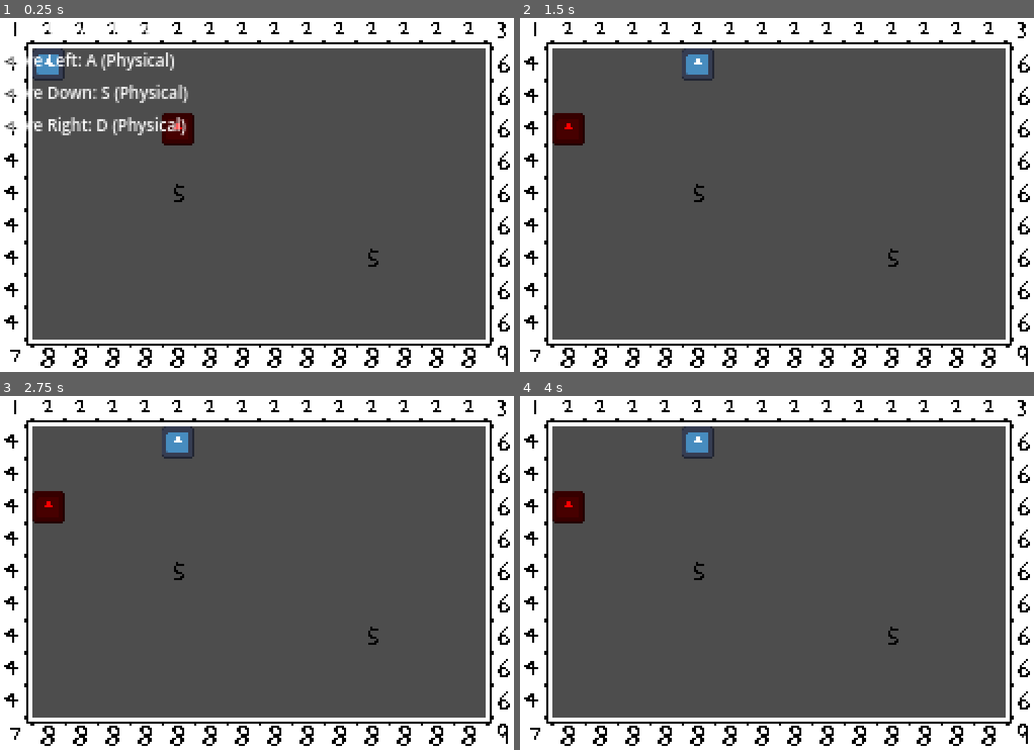
Above: before the commit, frames 1-4 (two rows, left to right).
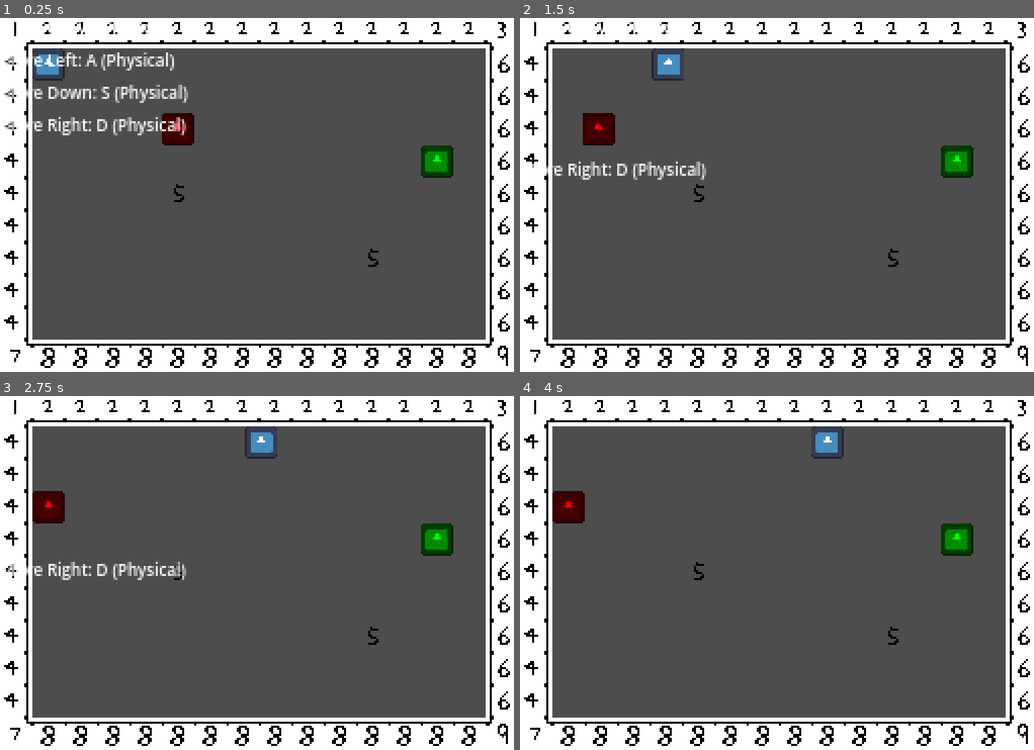
Above: after the commit, the same moments.

Repository: catsolutions1/putty
Game: Godot game, scene res://scenes/world.tscn
Same seed, same stepped clock (60 frames per second), same inputs: the game is played once before the commit and once after it. The engine's default icon, where the game draws it, is replaced by a stand-in: a white triangle on a blue panel in a dark square.
Inputs:
- Up to frame 1 (0.25 s): no input
- Up to frame 2 (1.5 s): tap Enter at 0.5 s; hold D (move_right) 0.53-1.28 s; tap Delete (delete_random_key) at 0.6, 1.35 s; hold A (move_left, bound only after the commit) from 1.28 s (still down)
- Up to frame 3 (2.75 s): tap Space (spacebar) at 2, 2.1 s; release A (move_left, bound only after the commit) at 2.03 s; hold D (move_right, bound only after the commit) from 2.03 s (still down); tap Delete (delete_random_key) at 2.3 s
- Up to frame 4 (4 s): tap Delete (delete_random_key) at 2.85, 3.6 s; tap Enter at 3.5 s; release D (move_right, bound only after the commit) at 3.53 s

The runs differ from the first frame. In frame 1, 0.6% of the frame differs, in the area x 81-89%, y 36-46%; in frame 2, 3.0%, in the area x 2-89%, y 1-46%; in frame 3, 1.9%; in frame 4, 1.2%.

Commit message:
add goal entity

Diff:
--- a/project.godot
+++ b/project.godot
@@ -24,6 +24,10 @@
 window/size/viewport_width=256
 window/size/viewport_height=176
 window/stretch/mode="viewport"
+
+[global_group]
+
+player=""
 
 [input]
 
--- /dev/null
+++ b/scenes/entities/goal.tscn
@@ -0,0 +1,22 @@
+[gd_scene load_steps=4 format=3 uid="uid://b1wp3r6moywls"]
+
+[ext_resource type="Texture2D" uid="uid://ciavi47rf8fe7" path="res://assets/icon.svg" id="1_c1763"]
+[ext_resource type="Script" uid="uid://c81kwmsjrwmjo" path="res://scripts/entities/goal.gd" id="1_tpphk"]
+
+[sub_resource type="RectangleShape2D" id="RectangleShape2D_tpphk"]
+size = Vector2(16, 16)
+
+[node name="goal" type="Area2D"]
+modulate = Color(0, 1, 0, 1)
+script = ExtResource("1_tpphk")
+
+[node name="CollisionShape2D" type="CollisionShape2D" parent="."]
+shape = SubResource("RectangleShape2D_tpphk")
+metadata/_edit_lock_ = true
+
+[node name="Sprite2D" type="Sprite2D" parent="."]
+scale = Vector2(0.125, 0.125)
+texture = ExtResource("1_c1763")
+metadata/_edit_lock_ = true
+
+[connection signal="body_entered" from="." to="." method="_on_body_entered"]
--- a/scenes/entities/player.tscn
+++ b/scenes/entities/player.tscn
@@ -7,7 +7,7 @@
 [sub_resource type="RectangleShape2D" id="RectangleShape2D_g2els"]
 size = Vector2(8, 8)
 
-[node name="player" type="CharacterBody2D"]
+[node name="player" type="CharacterBody2D" groups=["player"]]
 script = ExtResource("1_g2els")
 
 [node name="grid_movement" parent="." node_paths=PackedStringArray("character", "sprite") instance=ExtResource("2_qhqgy")]
--- a/scenes/world.tscn
+++ b/scenes/world.tscn
@@ -1,10 +1,11 @@
-[gd_scene load_steps=7 format=4 uid="uid://d1saceosyax1p"]
+[gd_scene load_steps=8 format=4 uid="uid://d1saceosyax1p"]
 
 [ext_resource type="Script" uid="uid://dfwtjea780yda" path="res://scripts/world.gd" id="1_k0juu"]
 [ext_resource type="PackedScene" uid="uid://dkqrhpvbuyomv" path="res://scenes/debug_tilemap.tscn" id="2_71j4m"]
 [ext_resource type="PackedScene" uid="uid://1xxx18u4lumu" path="res://scenes/entities/player.tscn" id="3_qfnet"]
 [ext_resource type="PackedScene" uid="uid://vjc61617wgqs" path="res://scenes/ui/input_settings.tscn" id="4_i7141"]
 [ext_resource type="PackedScene" uid="uid://bq10hkbsv5elf" path="res://scenes/ui/hud.tscn" id="5_71j4m"]
+[ext_resource type="PackedScene" uid="uid://b1wp3r6moywls" path="res://scenes/entities/goal.tscn" id="5_i7141"]
 [ext_resource type="PackedScene" uid="uid://bfhfhhkbc4iwi" path="res://scenes/entities/copycat.tscn" id="6_qfnet"]
 
 [node name="world" type="Node2D"]
@@ -16,6 +17,12 @@
 [node name="player" parent="." instance=ExtResource("3_qfnet")]
 position = Vector2(24, 24)
 
+[node name="copycat" parent="." instance=ExtResource("6_qfnet")]
+position = Vector2(88, 56)
+
+[node name="goal" parent="." instance=ExtResource("5_i7141")]
+position = Vector2(216, 72)
+
 [node name="gui" type="CanvasLayer" parent="."]
 
 [node name="hud" parent="gui" instance=ExtResource("5_71j4m")]
@@ -24,6 +31,3 @@
 [node name="input_settings" parent="gui" instance=ExtResource("4_i7141")]
 visible = false
 metadata/_edit_lock_ = true
-
-[node name="copycat" parent="." instance=ExtResource("6_qfnet")]
-position = Vector2(88, 56)
--- a/scripts/components/grid_movement.gd
+++ b/scripts/components/grid_movement.gd
@@ -6,6 +6,15 @@
 
 const tile_size: Vector2 = Vector2(16, 16)
 var sprite_node_pos_tween: Tween
+
+func get_input_direction(movement_map: Dictionary) -> Vector2:
+	for action_name in movement_map:
+		if Input.is_action_pressed(action_name):
+			var data = movement_map[action_name]
+			if !character.get_node(movement_map[action_name].collider).is_colliding():
+				return data.direction
+	return Vector2.ZERO
+
 
 func update_position(dir: Vector2) -> void:
 	if !sprite_node_pos_tween || !sprite_node_pos_tween.is_running():
--- a/scripts/entities/copycat.gd
+++ b/scripts/entities/copycat.gd
@@ -1,9 +1,10 @@
 extends CharacterBody2D
 
 @onready var sprite: Sprite2D = $Sprite2D
+@onready var move_component = $grid_movement
 var input_direction: Vector2 = Vector2.ZERO
 
-var movement_map: Dictionary = {
+const movement_map: Dictionary = {
 	"move_up": {"collider": "ray_down", "direction": Vector2.UP},
 	"move_left": {"collider": "ray_right", "direction": Vector2.LEFT},
 	"move_down": {"collider": "ray_up", "direction": Vector2.DOWN},
@@ -11,17 +12,6 @@
 }
 
 func _physics_process(_delta: float) -> void:
-	input_direction = get_input_direction()
-	$grid_movement.update_position(input_direction)
-
-	if Input.is_action_just_pressed("delete_random_key"):
-		SignalBus.DAMAGE_TAKEN.emit()
-
-
-func get_input_direction() -> Vector2:
-	for action_name in movement_map:
-		if Input.is_action_pressed(action_name):
-			var data = movement_map[action_name]
-			if !get_node(movement_map[action_name].collider).is_colliding():
-				return data.direction
-	return Vector2.ZERO
+	input_direction = move_component.get_input_direction(movement_map)
+	if input_direction != Vector2(0.0, 0.0):
+		move_component.update_position(input_direction)
--- /dev/null
+++ b/scripts/entities/goal.gd
@@ -0,0 +1,7 @@
+extends Area2D
+
+
+func _on_body_entered(body: Node2D) -> void:
+	if body.is_in_group("player"):
+		print("area entered")
+		SignalBus.emit_signal("GOAL_REACHED")
--- a/scripts/entities/player.gd
+++ b/scripts/entities/player.gd
@@ -1,9 +1,10 @@
 extends CharacterBody2D
 
 @onready var sprite: Sprite2D = $Sprite2D
+@onready var move_component = $grid_movement
 var input_direction: Vector2 = Vector2.ZERO
 
-var movement_map: Dictionary = {
+const movement_map: Dictionary = {
 	"move_up": {"collider": "ray_up", "direction": Vector2.UP},
 	"move_left": {"collider": "ray_left", "direction": Vector2.LEFT},
 	"move_down": {"collider": "ray_down", "direction": Vector2.DOWN},
@@ -11,17 +12,9 @@
 }
 
 func _physics_process(_delta: float) -> void:
-	input_direction = get_input_direction()
-	$grid_movement.update_position(input_direction)
+	input_direction = move_component.get_input_direction(movement_map)
+	if input_direction != Vector2(0.0, 0.0):
+		move_component.update_position(input_direction)
 
 	if Input.is_action_just_pressed("delete_random_key"):
 		SignalBus.DAMAGE_TAKEN.emit()
-
-
-func get_input_direction() -> Vector2:
-	for action_name in movement_map:
-		if Input.is_action_pressed(action_name):
-			var data = movement_map[action_name]
-			if !get_node(movement_map[action_name].collider).is_colliding():
-				return data.direction
-	return Vector2.ZERO
--- a/scripts/signal_bus.gd
+++ b/scripts/signal_bus.gd
@@ -1,3 +1,4 @@
 extends Node
 
 signal DAMAGE_TAKEN
+signal GOAL_REACHED
--- a/scripts/world.gd
+++ b/scripts/world.gd
@@ -4,6 +4,11 @@
 @onready var pause_menu = $gui/input_settings
 
 var game_paused: bool = false
+
+
+func _ready() -> void:
+	SignalBus.GOAL_REACHED.connect(_level_clear)
+
 
 func _unhandled_input(event: InputEvent) -> void:
 	if event.is_action_pressed("pause"):
@@ -15,3 +20,7 @@
 			Engine.time_scale = 1
 			pause_menu.visible = false
 		get_tree().root.get_viewport().set_input_as_handled()
+
+
+func _level_clear() -> void:
+	print("level clear")
Not shown, added: scripts/entities/goal.gd.uid
